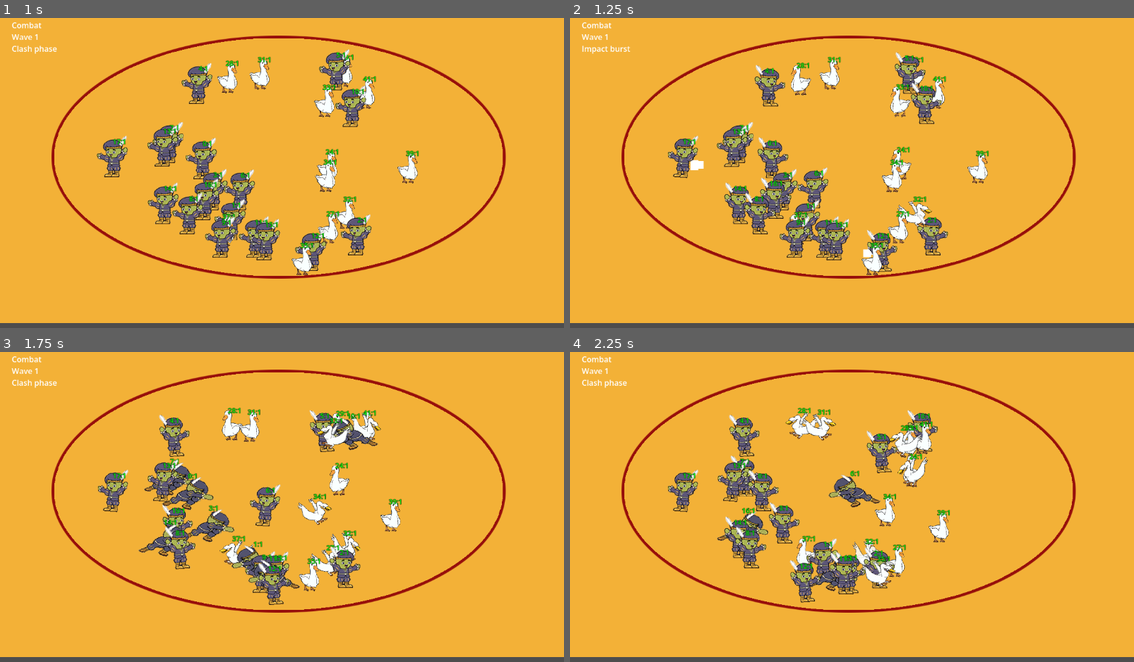
Above: before the commit, frames 1-4 (two rows, left to right).
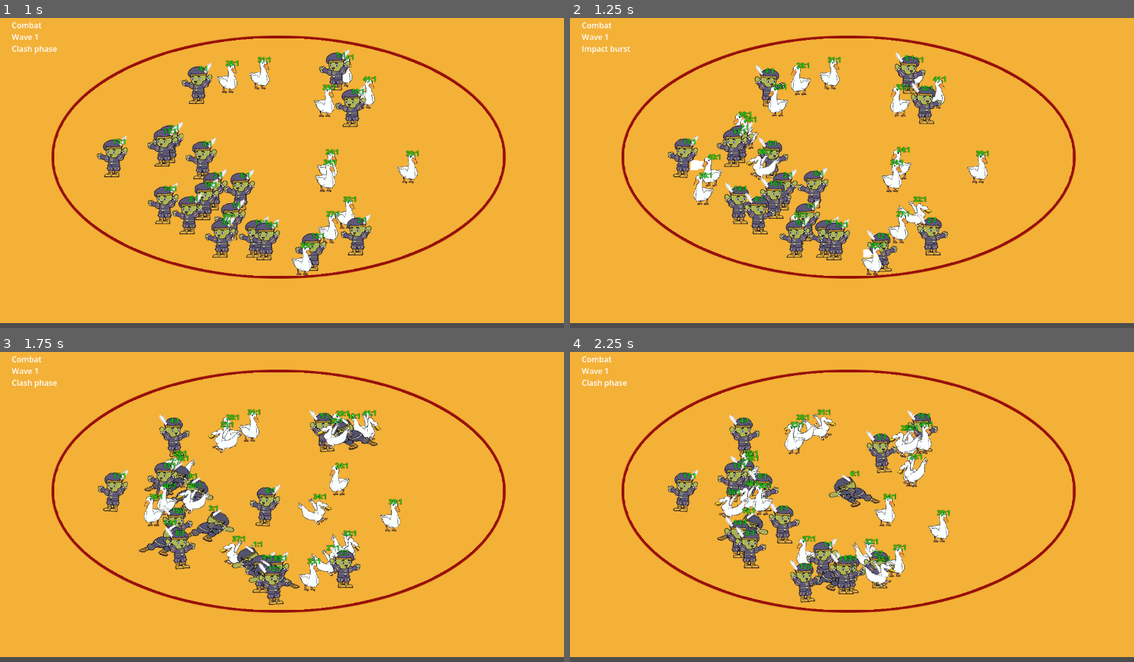
Above: after the commit, the same moments.

Repository: changingzhao-cpu/demo
Game: Godot game, scene res://scenes/main/main_scene.tscn
Two runs of this game, one before a commit and one after it. Both use one fixed random seed, a clock stepped at 60 frames per second and the inputs below.
Inputs (mouse positions are in pixels of both pictures, inside the frame that each line leads up to):
- Up to frame 1 (1 s): tap Enter at 0.5, 0.6 s; move the mouse to (406, 154) at 0.52 s; click (406, 154) at 0.67 s
- Up to frame 2 (1.25 s): no input
- Up to frame 3 (1.75 s): move the mouse to (169, 519) at 1.27 s; tap Keypad Enter at 1.35 s; click (169, 519) at 1.42 s
- Up to frame 4 (2.25 s): move the mouse to (908, 435) at 2.02 s; tap Enter at 2.1 s; click (908, 435) at 2.17 s

Frame 1 is identical in both runs. In frame 2, 1.1% of the frame differs, in the area x 21-39%, y 21-61%; in frame 3, 1.3%, in the area x 25-44%, y 17-57%; in frame 4, 1.2%.

Commit message:
fix: sync death state for bound battle views
Ensure battle-scene bound views receive death payloads even after they drop out of the visible selection, and extend probes for tracked entity diagnostics.

Co-Authored-By: Claude Sonnet 4.6 (1M context) <noreply@anthropic.com>

Diff:
--- a/scripts/battle/battle_controller.gd
+++ b/scripts/battle/battle_controller.gd
@@ -383,15 +383,16 @@
 func sync_unit_views_for_battle_scene(screen_center: Vector2 = Vector2(640.0, 392.0), screen_scale: Vector2 = Vector2(0.12, 0.12)) -> void:
 	if _entity_store == null:
 		return
-	var payloads_by_entity: Dictionary = {}
-	for payload in get_visible_entity_screen_payloads(_unit_views_by_entity.size(), screen_center, screen_scale):
-		payloads_by_entity[int(payload.get("entity_id", -1))] = payload
 	for entity_id in _unit_views_by_entity.keys():
 		var parsed_entity_id := int(entity_id)
 		var view = _unit_views_by_entity[entity_id]
-		if not payloads_by_entity.has(parsed_entity_id):
-			continue
-		var payload: Dictionary = payloads_by_entity[parsed_entity_id]
+		var payload := _get_entity_visual_payload(parsed_entity_id)
+		payload["entity_id"] = parsed_entity_id
+		var world_position: Vector2 = payload.get("position", Vector2.ZERO)
+		var team_id := int(payload.get("team_id", -1))
+		var effective_scale := screen_scale * (0.72 if team_id == ENEMY_TEAM_ID else 1.0)
+		var x_anchor := screen_center.x + 54.0 if team_id == ENEMY_TEAM_ID else screen_center.x - 18.0
+		payload["position"] = Vector2(x_anchor + world_position.x * effective_scale.x, screen_center.y + world_position.y * effective_scale.y)
 		if view != null and view.has_method("set_visual_unit_state"):
 			view.call("set_visual_unit_state", payload.unit_state)
 			if view.has_method("set_visual_motion"):
@@ -512,6 +513,30 @@
 
 func debug_get_entity_visual_payload(entity_id: int) -> Dictionary:
 	return _get_entity_visual_payload(entity_id)
+
+func debug_get_entity_diagnostic(entity_id: int) -> Dictionary:
+	if _entity_store == null or entity_id < 0 or entity_id >= _entity_store.capacity:
+		return {"entity_id": entity_id, "exists": false}
+	var recent_events: Array = []
+	for event in _recent_combat_events:
+		if int(event.get("attacker_id", -1)) == entity_id or int(event.get("target_id", -1)) == entity_id:
+			recent_events.append(event.duplicate(true))
+	return {
+		"entity_id": entity_id,
+		"exists": true,
+		"alive": _entity_is_alive(entity_id),
+		"team_id": _get_entity_team_id(entity_id),
+		"state": _get_entity_state(entity_id),
+		"target_id": int(_entity_store.target_id[entity_id]),
+		"position": _get_entity_position(entity_id),
+		"velocity": Vector2(_entity_store.velocity_x[entity_id], _entity_store.velocity_y[entity_id]),
+		"move_speed": _get_entity_move_speed(entity_id),
+		"attack_cd": float(_entity_store.attack_cd[entity_id]),
+		"hp": float(_entity_store.hp[entity_id]),
+		"max_hp": float(_entity_store.max_hp[entity_id]),
+		"bucket_id": int(_entity_store.bucket_id[entity_id]),
+		"recent_events": recent_events
+	}
 
 func debug_get_spawn_positions() -> Dictionary:
 	var allies: Array[Vector2] = []
--- a/tests/battle/test_battle_scene_death_event_binding.gd
+++ b/tests/battle/test_battle_scene_death_event_binding.gd
@@ -56,11 +56,27 @@
 	controller.call("advance_debug_frames", 60, 0.016)
 	await main_loop.process_frame
 	var lingering_visible := false
-	for child in unit_layer.get_children():
-		if child.has_method("get_entity_id") and int(child.call("get_entity_id")) == dead_entity_id and child is CanvasItem and child.visible:
-			lingering_visible = true
+	var dead_label_text := ""
+	var saw_dead_bound_view := false
+	for _step in range(240):
+		controller.call("advance_debug_frames", 1, 0.016)
+		await main_loop.process_frame
+		for child in unit_layer.get_children():
+			if not child.has_method("get_entity_id") or int(child.call("get_entity_id")) != dead_entity_id:
+				continue
+			if child.has_method("debug_get_sprite_snapshot"):
+				var snapshot: Dictionary = child.call("debug_get_sprite_snapshot")
+				dead_label_text = str(snapshot.get("alive_label_text", ""))
+			if child.has_method("is_bound") and bool(child.call("is_bound")):
+				saw_dead_bound_view = true
+				if child is CanvasItem and child.visible:
+					lingering_visible = true
 			break
+		if saw_dead_bound_view:
+			break
+	_assert_true(saw_dead_bound_view, "battle scene should keep the killed entity bound long enough to inspect its death visual sync", failures)
 	_assert_true(not lingering_visible, "dead unit views should stop rendering as alive after a kill", failures)
+	_assert_eq(dead_label_text, "%s:0" % str(dead_entity_id), "dead unit view label should flip to entity_id:0 after a kill", failures)
 	main_loop.root.remove_child(instance)
 	instance.free()
 
--- a/tests/debug_runtime_probe.gd
+++ b/tests/debug_runtime_probe.gd
@@ -2,7 +2,7 @@
 
 const BATTLE_SCENE_PATH := "res://scenes/battle/battle_scene.tscn"
 const OUTPUT_PATH := "user://runtime_probe.json"
-const SAMPLE_TIMES := [0.0, 0.01, 0.03, 0.05, 0.1, 0.2, 0.5, 1.0, 2.0, 3.0, 4.0]
+const SAMPLE_TIMES := [0.0, 0.01, 0.03, 0.05, 0.1, 0.2, 0.5, 1.0, 2.0, 3.0, 4.0, 5.0, 6.0]
 const INITIAL_PROBE := "user://transition_initial_probe.json"
 const RUNTIME_PROBE := "user://transition_runtime_probe.json"
 
@@ -35,6 +35,26 @@
 			await create_timer(step).timeout
 			elapsed += step
 			continue
+		var controller := instance.get_node_or_null("BattleController")
+		var unit_layer := instance.get_node_or_null("UnitLayer")
+		var tracked_entities: Dictionary = {}
+		for tracked_id in [10, 17]:
+			var entity_payload: Dictionary = controller.call("debug_get_entity_diagnostic", tracked_id) if controller != null and controller.has_method("debug_get_entity_diagnostic") else {"entity_id": tracked_id, "exists": false}
+			var entity_view_snapshot: Dictionary = {}
+			if unit_layer != null:
+				for child in unit_layer.get_children():
+					if child.has_method("get_entity_id") and int(child.call("get_entity_id")) == tracked_id:
+						entity_view_snapshot = {
+							"visible": child.visible,
+							"global_position": child.global_position,
+							"sprite": child.call("debug_get_sprite_snapshot") if child.has_method("debug_get_sprite_snapshot") else {},
+							"pose": child.call("debug_get_pose_snapshot") if child.has_method("debug_get_pose_snapshot") else {}
+						}
+						break
+			tracked_entities[str(tracked_id)] = {
+				"controller": entity_payload,
+				"view": entity_view_snapshot
+			}
 		samples.append({
 			"time": elapsed,
 			"tick_before": _read_json("user://tick_probe_before.json"),
@@ -47,7 +67,8 @@
 			"unit_view_attack_pulse_probe_33": _read_json("user://unit_view_attack_pulse_probe_33.json"),
 			"unit_view_sync_probe_33": _read_json("user://unit_view_sync_probe_33.json"),
 			"runtime_view_probe": _read_json("user://runtime_view_probe.json"),
-			"controller_recent_deaths_probe": _read_json("user://controller_recent_deaths_probe.json")
+			"controller_recent_deaths_probe": _read_json("user://controller_recent_deaths_probe.json"),
+			"tracked_entities": tracked_entities
 		})
 		sample_index += 1
 	var controller := instance.get_node_or_null("BattleController")
--- a/tests/presentation/test_unit_view_motion_feedback.gd
+++ b/tests/presentation/test_unit_view_motion_feedback.gd
@@ -10,6 +10,7 @@
 	_test_motion_feedback_stays_bounded_and_keeps_unit_readable(failures)
 	_test_attack_hold_locks_position_updates(failures)
 	_test_alive_label_reflects_bound_and_death_state(failures)
+	_test_dead_runtime_sync_hides_view_and_marks_label_dead(failures)
 	return failures
 
 func _test_visual_sync_exposes_facing_and_motion(failures: Array[String]) -> void:
@@ -88,6 +89,18 @@
 		_assert_true(label.visible, "alive label should remain visible after death so the debug marker can be inspected", failures)
 	view.free()
 
+func _test_dead_runtime_sync_hides_view_and_marks_label_dead(failures: Array[String]) -> void:
+	var view = UnitViewScript.new()
+	view.bind_entity(17)
+	await_if_needed(view)
+	view.call("set_visual_alive_state", false)
+	var label = view.get_node_or_null("AliveLabel")
+	_assert_true(not view.visible, "dead runtime sync should hide the unit view instead of leaving a visible corpse placeholder", failures)
+	if label is Label:
+		_assert_eq(label.text, "17:0", "dead runtime sync should flip the debug label to entity_id:0", failures)
+		_assert_true(label.visible, "dead runtime sync should keep the debug label visible for inspection", failures)
+	view.free()
+
 func await_if_needed(_view) -> void:
 	pass
 
